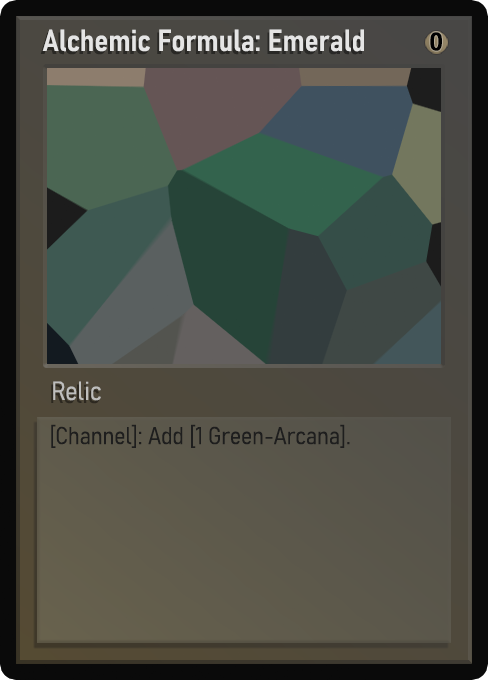
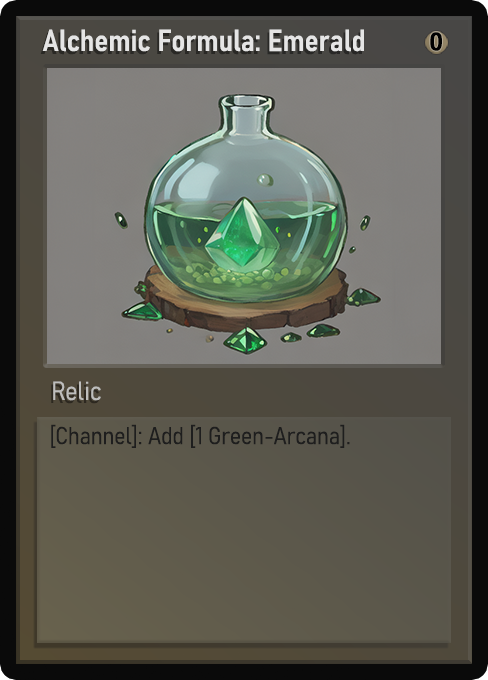
Two versions of the same layered image (488 x 680). Layer-by-layer changes:
painted on "Name" over bbox(68, 35, 360, 52)
painted on "Class" over bbox(59, 383, 101, 401)
painted on "Desc_norm" over bbox(58, 428, 339, 445)
painted on "Artwork" over bbox(47, 68, 441, 364)
